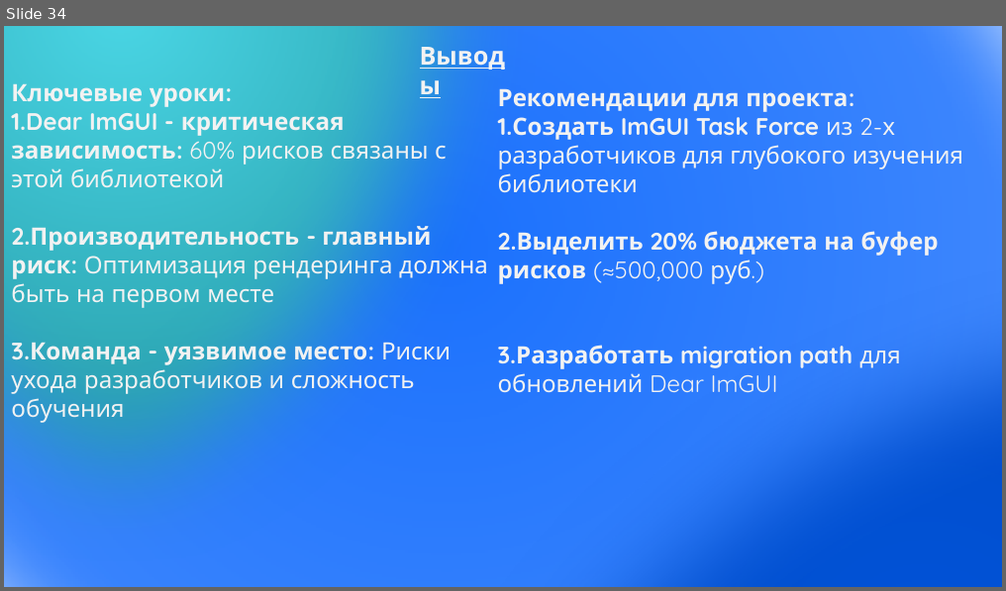
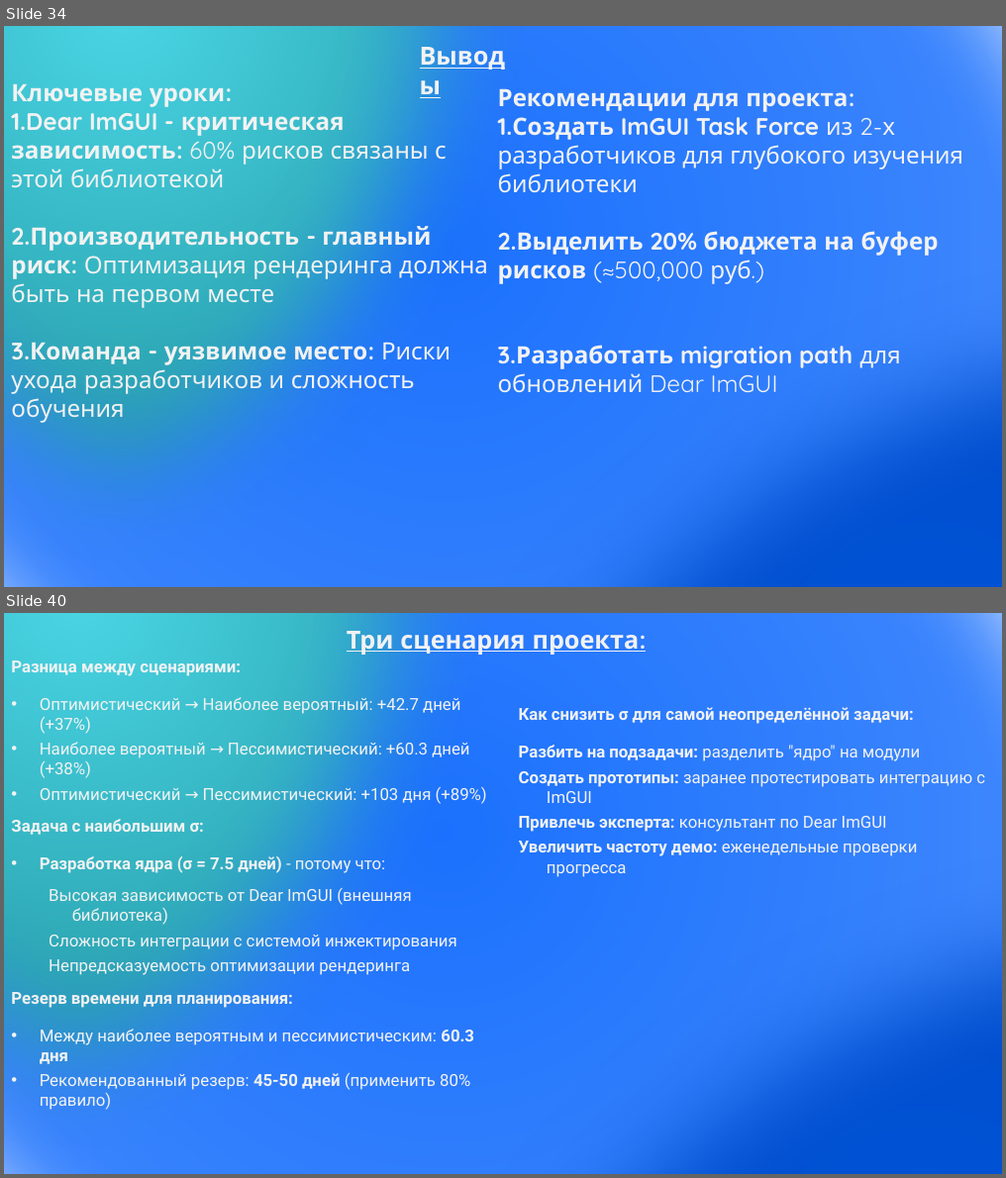
Before and after one commit to HozainFermi/upp, a slide deck: Презентация1.pptx. Shown one above the other, each under a label of ours: slide 34 before the commit, slides 34 and 40 after it; the slides between them are not shown. The pictures are 1006x591 and 1006x1178 pixels, drawn with LibreOffice and Linux fonts; fonts in the diff are those of the drawing. Boxes give left, top, right and bottom in pixels: in the first picture for what was removed or moved away, otherwise in the second. Text is boxed around its words. In the diff, an @@ line names an element or a change of style, - is before the commit and + after.

```diff
--- a/Презентация1.pptx
+++ b/Презентация1.pptx
@@ slide 40 added at (4, 613, 1002, 1174), background #FFFFFF @@
@@ ellipse added at (4, 613, 1002, 1174), fill gradient #002D76 to #1B71FD to #72A7FE, outline #43739E 1 pt @@
@@ ellipse added at (4, 613, 508, 1174), fill gradient #4AD6E5 to #137C87, outline #43739E 1 pt @@
@@ text added at (347, 631, 640, 655), 24 pt, text #F2F2F2, bold, underline @@
+Три сценария проекта:
@@ text added at (11, 661, 487, 1110), 16 pt, text #F2F2F2 @@
+Разница между сценариями:
+• Оптимистический → Наиболее вероятный: +42.7 дней (+37%)
+• Наиболее вероятный → Пессимистический: +60.3 дней (+38%)
+• Оптимистический → Пессимистический: +103 дня (+89%)
+Задача с наибольшим σ:
+• Разработка ядра (σ = 7.5 дней) - потому что:
+  Высокая зависимость от Dear ImGUI (внешняя библиотека)
+  Сложность интеграции с системой инжектирования
+  Непредсказуемость оптимизации рендеринга
+Резерв времени для планирования:
+• Между наиболее вероятным и пессимистическим: 60.3 дня
+• Рекомендованный резерв: 45-50 дней (применить 80% правило)
@@ ellipse added at (246, 657, 1002, 1174), fill gradient #156EFF to #0153D9 to #0046B8, outline #43739E 1 pt @@
@@ text added at (519, 707, 985, 877), 16 pt, text #F2F2F2, bold @@
+Как снизить σ для самой неопределённой задачи:
+Разбить на подзадачи: разделить "ядро" на модули
+Создать прототипы: заранее протестировать интеграцию с ImGUI
+Привлечь эксперта: консультант по Dear ImGUI
+Увеличить частоту демо: еженедельные проверки прогресса
```
Also in this commit, not shown: 6 other slides added.
